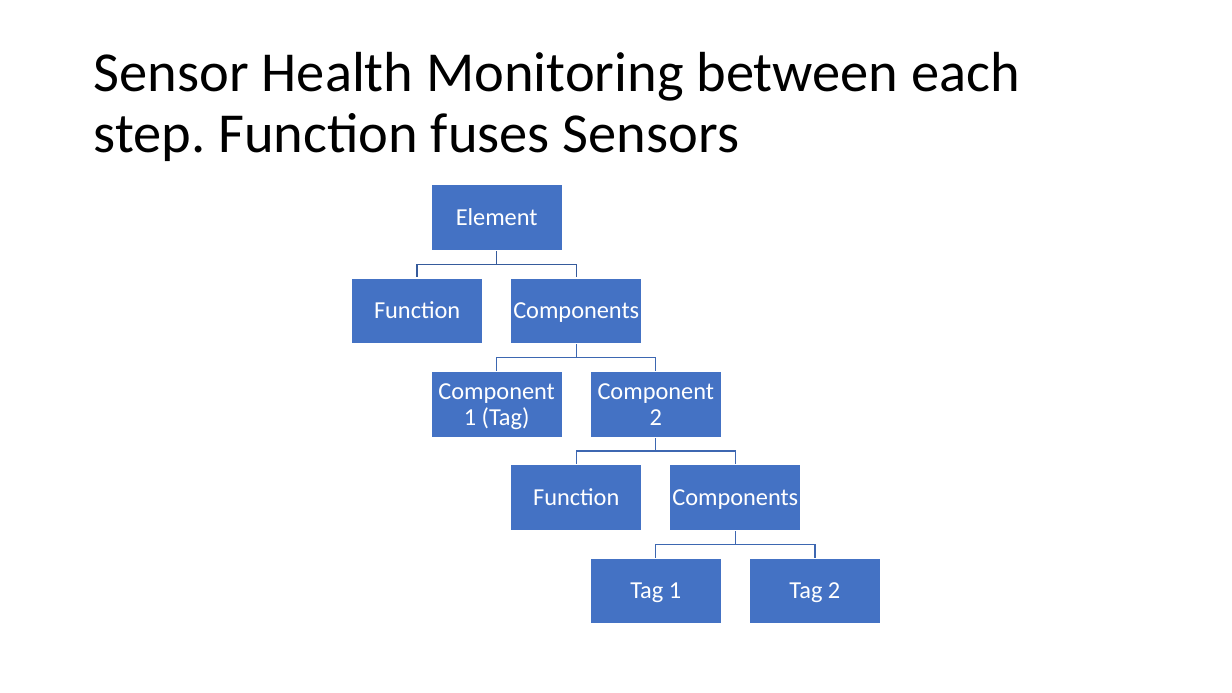
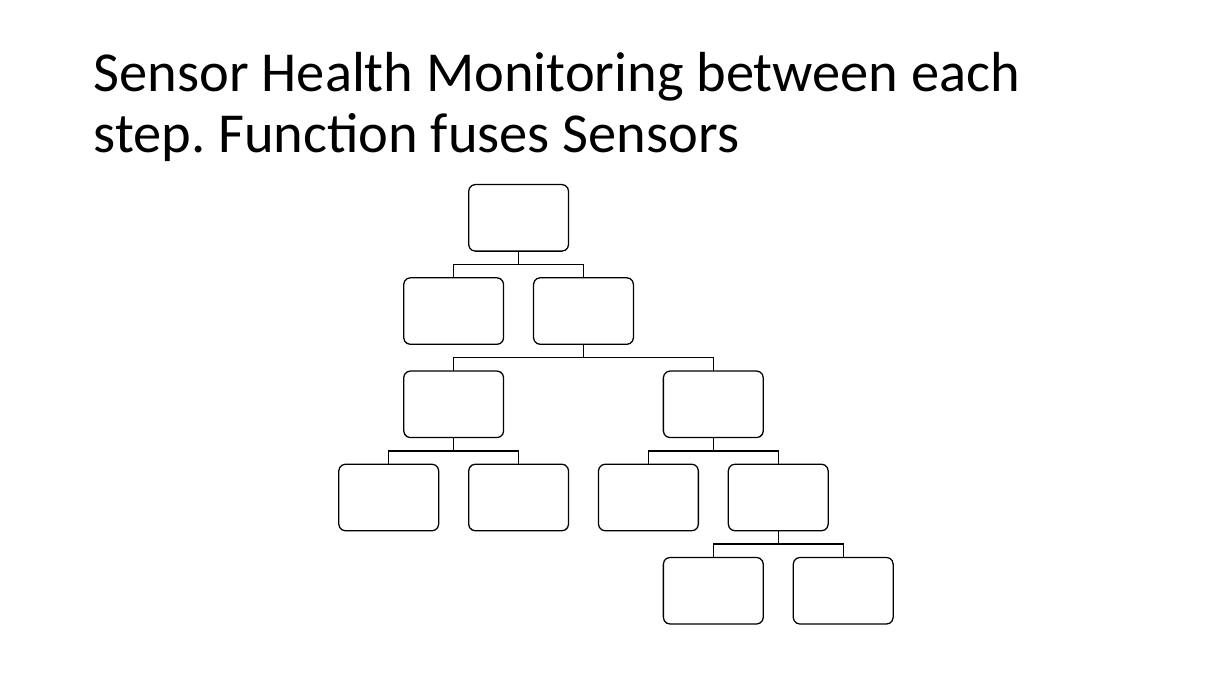
Before and after one commit to DLR-FX/shm_thesis, a slide deck: slide 6 of scratch.pptx. Drawn at 1232x693 pixels with LibreOffice and Linux fonts; fonts in the diff are those of the drawing. Boxes give left, top, right and bottom in pixels: in the first picture for what was removed or moved away, otherwise in the second. Text is boxed around its words. In the diff, an @@ line names an element or a change of style, - is before the commit and + after.

```diff
--- a/scratch.pptx
+++ b/scratch.pptx
@@ freeform shape at <box>454,251,518,278</box>: outline #365B9D 1 pt to #000000 1 pt @@
@@ freeform shape: place and size @@
-freeform shape at <box>417,250,496,278</box>
+freeform shape at <box>454,251,518,278</box>
@@ freeform shape: place and size @@
-freeform shape at <box>497,250,577,278</box>
+freeform shape at <box>518,251,583,278</box>
@@ freeform shape at <box>518,251,583,278</box>: outline #365B9D 1 pt to #000000 1 pt @@
@@ freeform shape: place and size @@
-freeform shape at <box>497,344,577,372</box>
+freeform shape at <box>454,345,584,372</box>
@@ freeform shape: place and size @@
-freeform shape at <box>577,344,656,372</box>
+freeform shape at <box>584,345,714,372</box>
@@ freeform shape: place and size @@
-freeform shape at <box>656,437,736,465</box>
+freeform shape at <box>649,438,714,465</box>
@@ outline #3E67B2 1 pt to #000000 1 pt in 6 elements at <box>649,438,714,465</box>, <box>714,531,778,558</box>, <box>454,345,584,372</box>, <box>584,345,714,372</box>, <box>778,531,843,558</box>, <box>714,438,778,465</box> @@
@@ freeform shape: place and size @@
-freeform shape at <box>577,437,656,465</box>
+freeform shape at <box>714,438,778,465</box>
@@ freeform shape: place and size @@
-freeform shape at <box>736,531,815,558</box>
+freeform shape at <box>714,531,778,558</box>
@@ freeform shape: place and size @@
-freeform shape at <box>656,531,736,558</box>
+freeform shape at <box>778,531,843,558</box>
@@ group added at <box>339,185,894,624</box>: 11 rounded rectangles, 2 freeform shapes @@
@@ group removed at <box>351,185,881,624</box>: 9 rectangles, 9 texts @@
-Element
-Function
-Components
-Component 1 (Tag)
-Component 2
-Function
-Components
-Tag 1
-Tag 2
```
Also in this commit, not shown: 19 other files.
